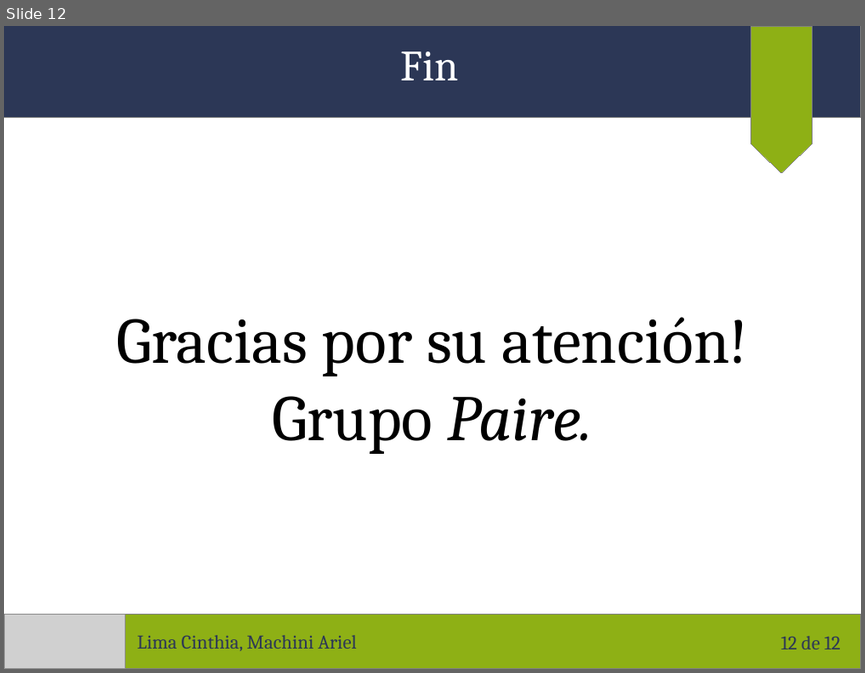
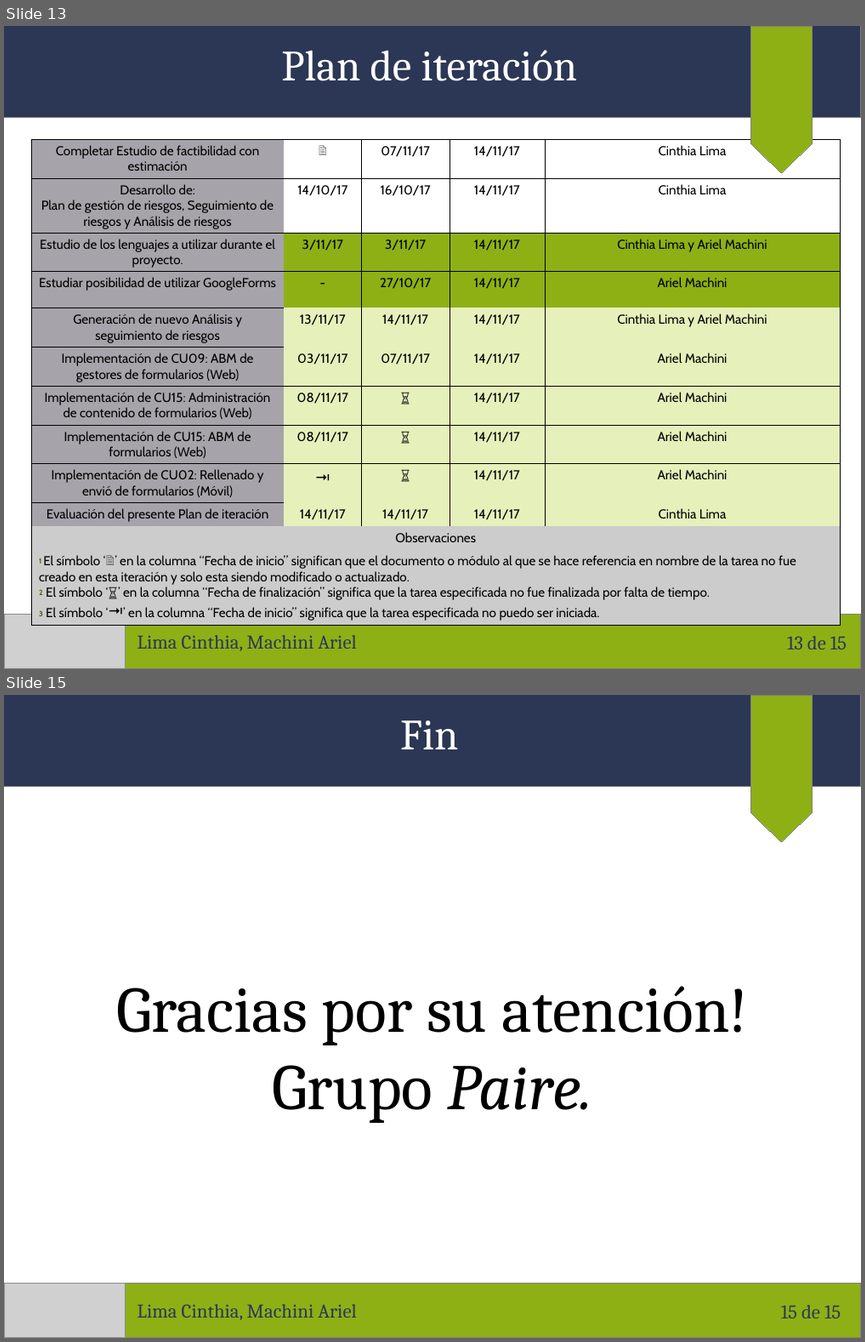
Before and after one commit to arielmachini/Caciar, a slide deck: Presentaciones/Presentación 14-11-2017.odp. Shown one above the other, each under a label of ours: slide 12 before the commit, slides 13 and 15 after it; the slides between them are not shown. The pictures are 865x673 and 865x1342 pixels, drawn with LibreOffice and Linux fonts; fonts in the diff are those of the drawing; grey boxes stand for pictures. Boxes give left, top, right and bottom in pixels: in the first picture for what was removed or moved away, otherwise in the second. Text is boxed around its words. In the diff, an @@ line names an element or a change of style, - is before the commit and + after.

```diff
--- a/Presentaciones/Presentación 14-11-2017.odp
+++ b/Presentaciones/Presentación 14-11-2017.odp
@@ slide 13 added at [4,26,861,669], background #FFFFFF @@
@@ rectangle added at [4,26,861,118], fill #2C3756, outline #808080 0 pt @@
@@ text added at [281,50,578,81], 40 pt, text #FFFFFF @@
+Plan de iteración
@@ flow chart offpage connector added at [751,26,812,173], fill #8EB015, outline #808080 0 pt @@
@@ table added at [31,139,840,624], 12 rows, 5 columns @@
+Completar Estudio de factibilidad con estimación | 🗎 | 07/11/17 | 14/11/17 | Cinthia Lima
+Desarrollo de: / Plan de gestión de riesgos, Seguimiento de riesgos y Análisis de riesgos | 14/10/17 | 16/10/17 | 14/11/17 | Cinthia Lima
+Estudio de los lenguajes a utilizar durante el proyecto. | 3/11/17 | 3/11/17 | 14/11/17 | Cinthia Lima y Ariel Machini
+Estudiar posibilidad de utilizar GoogleForms | - | 27/10/17 | 14/11/17 | Ariel Machini
+Generación de nuevo Análisis y seguimiento de riesgos | 13/11/17 | 14/11/17 | 14/11/17 | Cinthia Lima y Ariel Machini
+Implementación de CU09: ABM de gestores de formularios (Web) | 03/11/17 | 07/11/17 | 14/11/17 | Ariel Machini
+Implementación de CU15: Administración de contenido de formularios (Web) | 08/11/17 | ⏳ | 14/11/17 | Ariel Machini
+Implementación de CU15: ABM de formularios (Web) | 08/11/17 | ⏳ | 14/11/17 | Ariel Machini
+Implementación de CU02: Rellenado y envió de formularios (Móvil) | ⭲ | ⏳ | 14/11/17 | Ariel Machini
+Evaluación del presente Plan de iteración | 14/11/17 | 14/11/17 | 14/11/17 | Cinthia Lima
+Observaciones |  |  |  | 
+1 El símbolo ‘🗎’ en la columna “Fecha de inicio” significan que el documento o módulo al que se hace referencia en nombre de la tarea no fue creado en esta iteración y solo esta siendo modificado o actualizado. / 2 El símbolo ‘⏳’ en la columna “Fecha de finalización” significa que la tarea especificada no fue finalizada por falta de tiempo. / 3 El símbolo ‘⭲’ en la columna “Fecha de inicio” significa que la tarea especificada no puedo ser iniciada. |  |  |  | 
@@ rectangle added at [4,614,861,669], fill #8EB015, outline #808080 0 pt @@
@@ picture added at [4,614,126,669] @@
@@ text added at [137,635,356,651], 18 pt, text #2C3756 @@
+Lima Cinthia, Machini Ariel
@@ page number added at [787,635,846,649], 18 pt, text #2C3756 @@
+13 de 15
@@ what was slide 12 is now slide 15 @@
@@ page number at [781,1304,840,1318]: text changed @@
-12 de 12
+15 de 15
```
Also in this commit, not shown: 3 slides changed, 2 other slides added.
